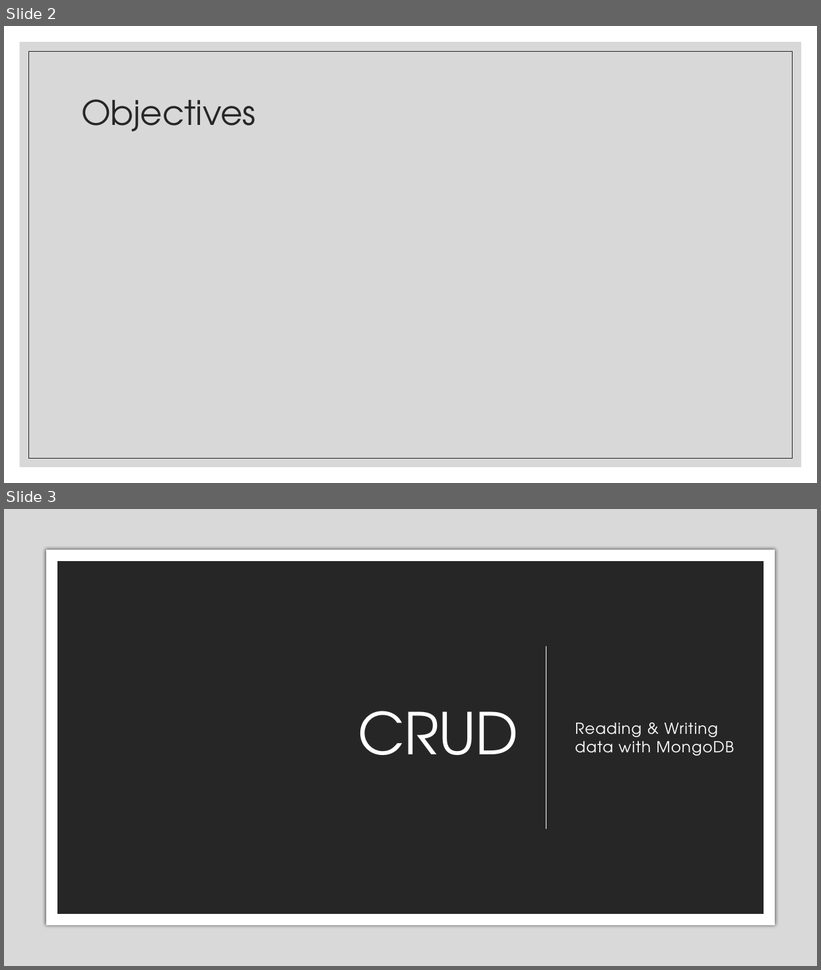
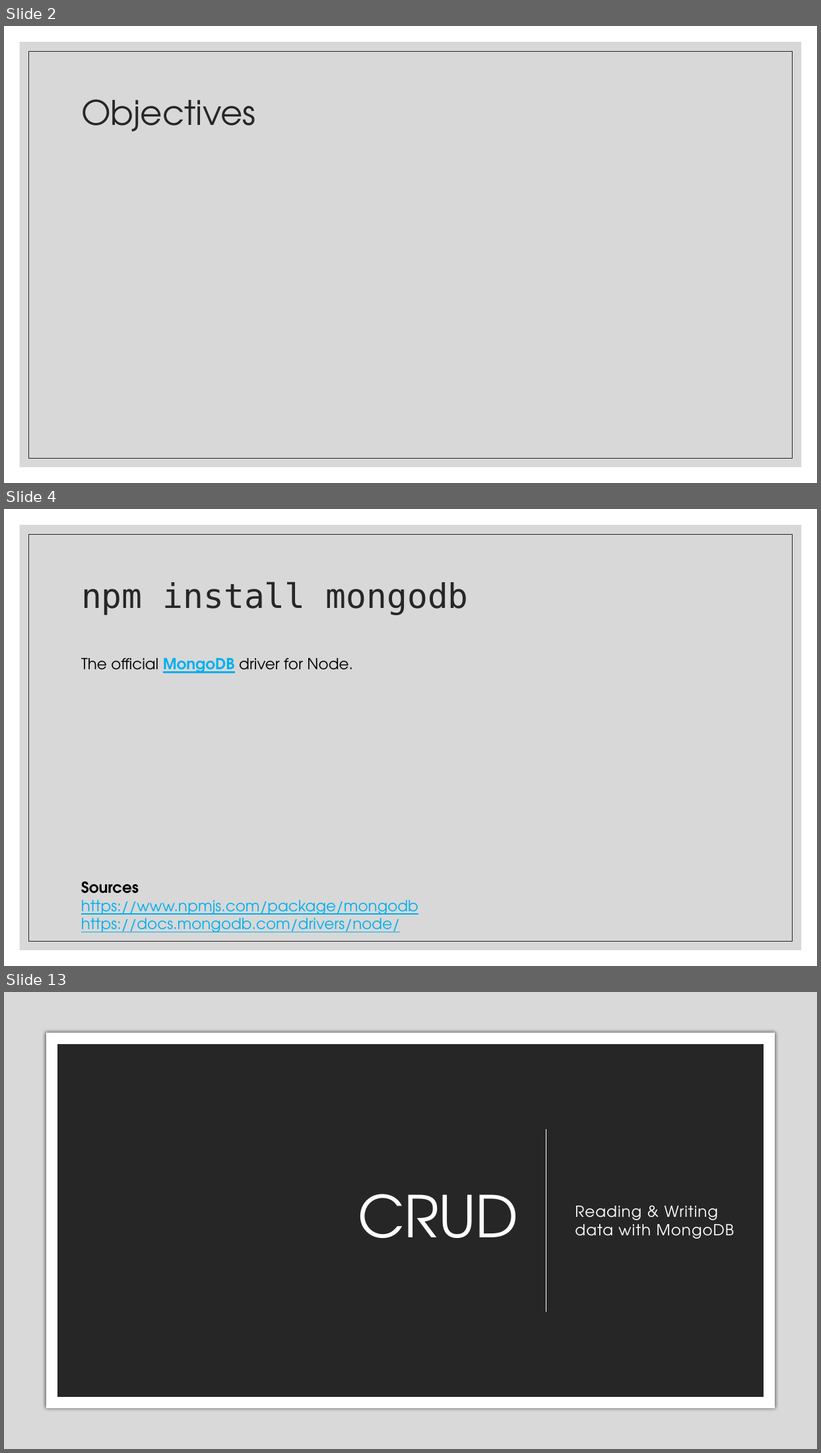
Before and after one commit to zackstotts/base-node-curriculum, a slide deck: unit_03/slides/02 MongoDB & Node.pptx. Shown one above the other, each under a label of ours: slides 2 and 3 before the commit, slides 2, 4 and 13 after it; the slides between them are not shown. The pictures are 821x970 and 821x1453 pixels, drawn with LibreOffice and Linux fonts; fonts in the diff are those of the drawing. Boxes give left, top, right and bottom in pixels: in the first picture for what was removed or moved away, otherwise in the second. Text is boxed around its words. In the diff, an @@ line names an element or a change of style, - is before the commit and + after.

```diff
--- a/unit_03/slides/02 MongoDB & Node.pptx
+++ b/unit_03/slides/02 MongoDB & Node.pptx
@@ slide 4 added at (x1=4, y1=509, x2=817, y2=966), background #FFFFFF; not listed: 2 template elements that a slide beside it also shows @@
@@ title added at (x1=81, y1=582, x2=469, y2=615), 40 pt, text #262626 @@
+npm install mongodb
@@ text added at (x1=81, y1=658, x2=353, y2=673), 18 pt, text #000000 @@
+The official MongoDB driver for Node.
@@ text added at (x1=81, y1=881, x2=418, y2=933), 18 pt, text #00B0F0, underline @@
+Sources
+https://www.npmjs.com/package/mongodb
+https://docs.mongodb.com/drivers/node/
@@ what was slide 3 is now slide 13 @@
```
Also in this commit, not shown: 2 slides changed, 7 other slides added.
